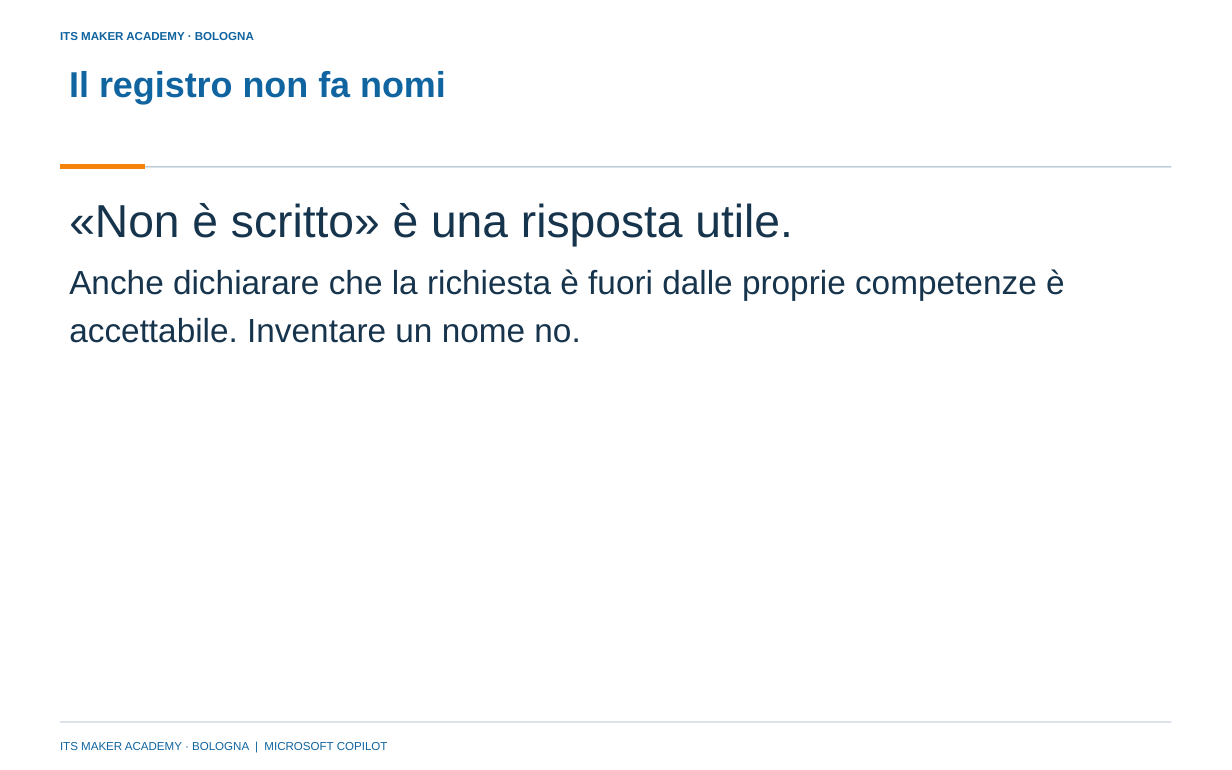
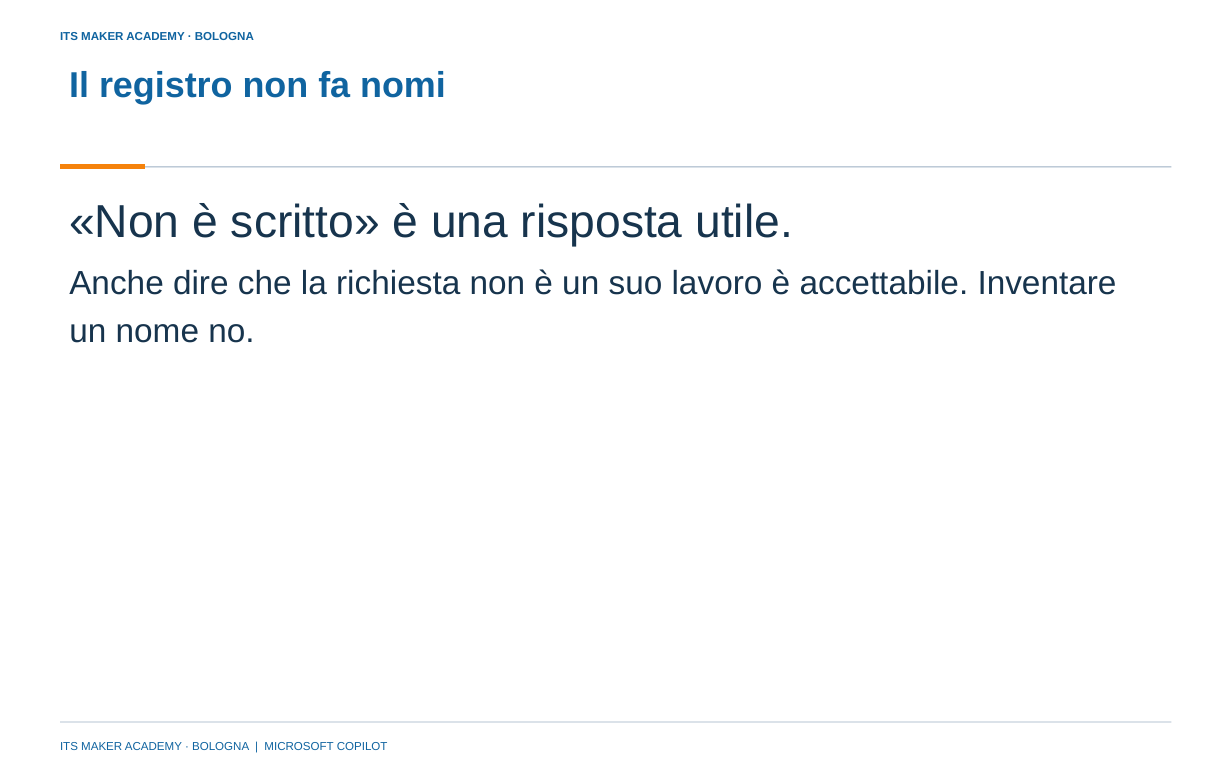
Before and after one commit to franzo9393/ITSCorso_UnslothStudio-Git, a slide deck: slide 36 of lezione 4 - reti neurali e agenti con orchestrazione/Lezione4_Reti_neurali_e_agenti_con_orchestrazione_ITS_MAKER.pptx (slide 28 before the commit). Drawn at 1232x770 pixels with LibreOffice and Linux fonts; fonts in the diff are those of the drawing; background and template pictures are left out. Boxes give left, top, right and bottom in pixels: in the first picture for what was removed or moved away, otherwise in the second. Text is boxed around its words. In the diff, an @@ line names an element or a change of style, - is before the commit and + after.

```diff
--- a/lezione 4 - reti neurali e agenti con orchestrazione/Lezione4_Reti_neurali_e_agenti_con_orchestrazione_ITS_MAKER.pptx
+++ b/lezione 4 - reti neurali e agenti con orchestrazione/Lezione4_Reti_neurali_e_agenti_con_orchestrazione_ITS_MAKER.pptx
@@ text at <box>69,269,1117,343</box>: text changed @@
-Anche dichiarare che la richiesta è fuori dalle proprie competenze è accettabile. Inventare un nome no.
+Anche dire che la richiesta non è un suo lavoro è accettabile. Inventare un nome no.
```
Also in this commit, not shown: 14 other slides changed, 12 slides added, 3 slides removed, 18 other files.
